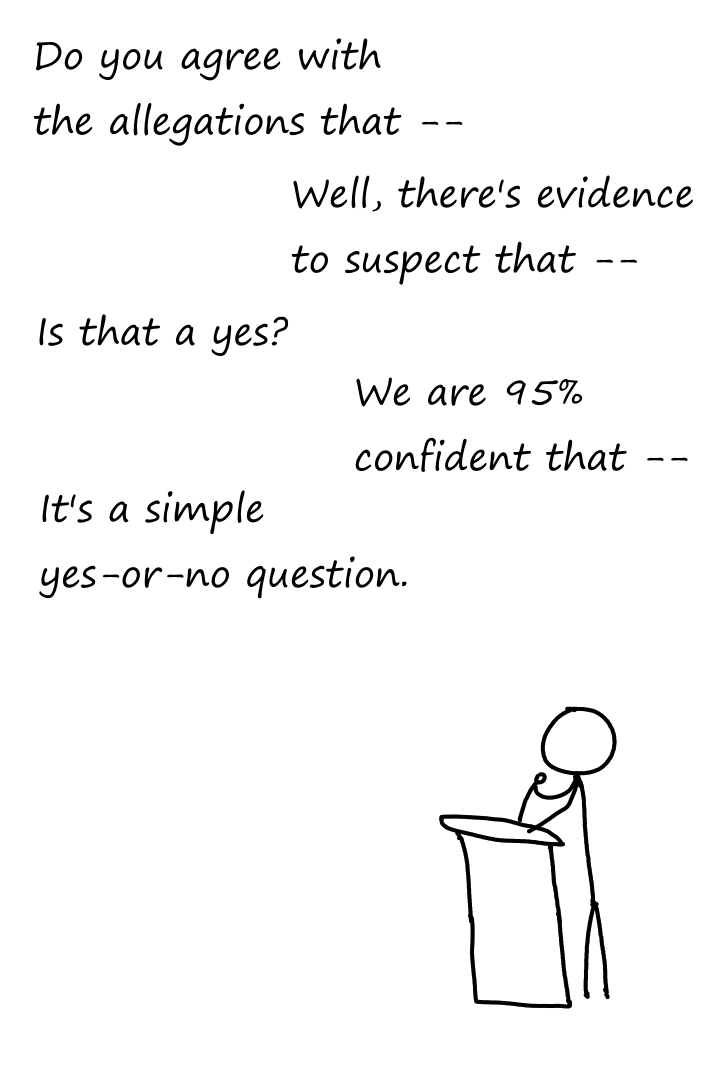
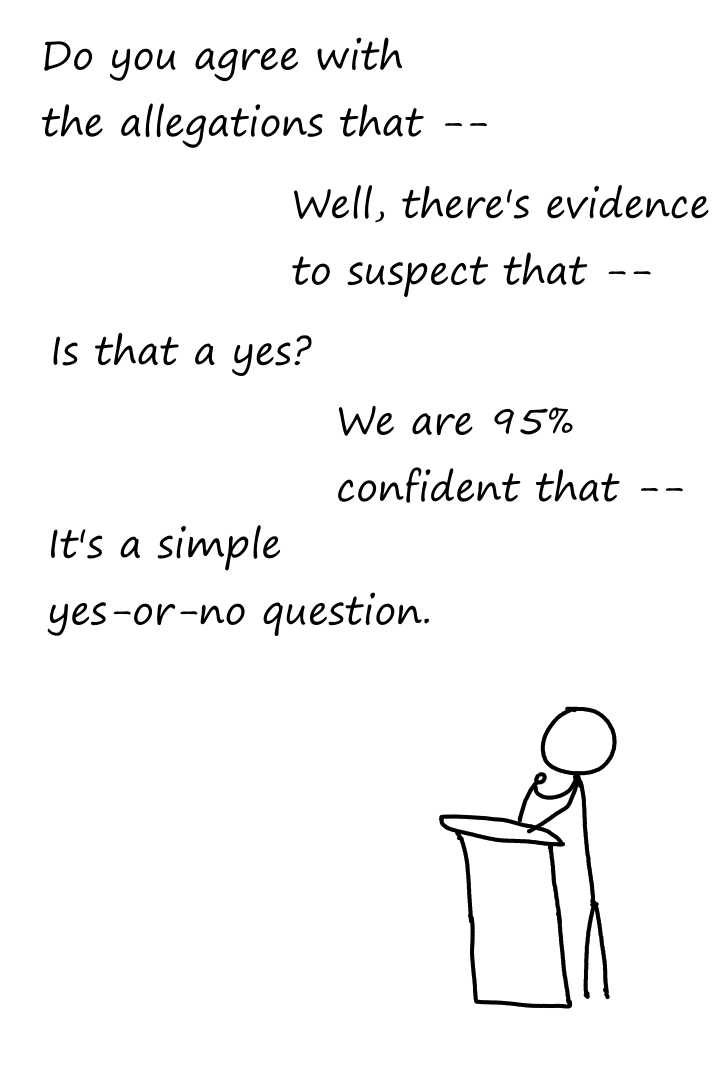
The second 720×1080 image is a revision of the first. Changes to its layers:
pixels changed over 33, 37, 709, 636 (layer not identified)
